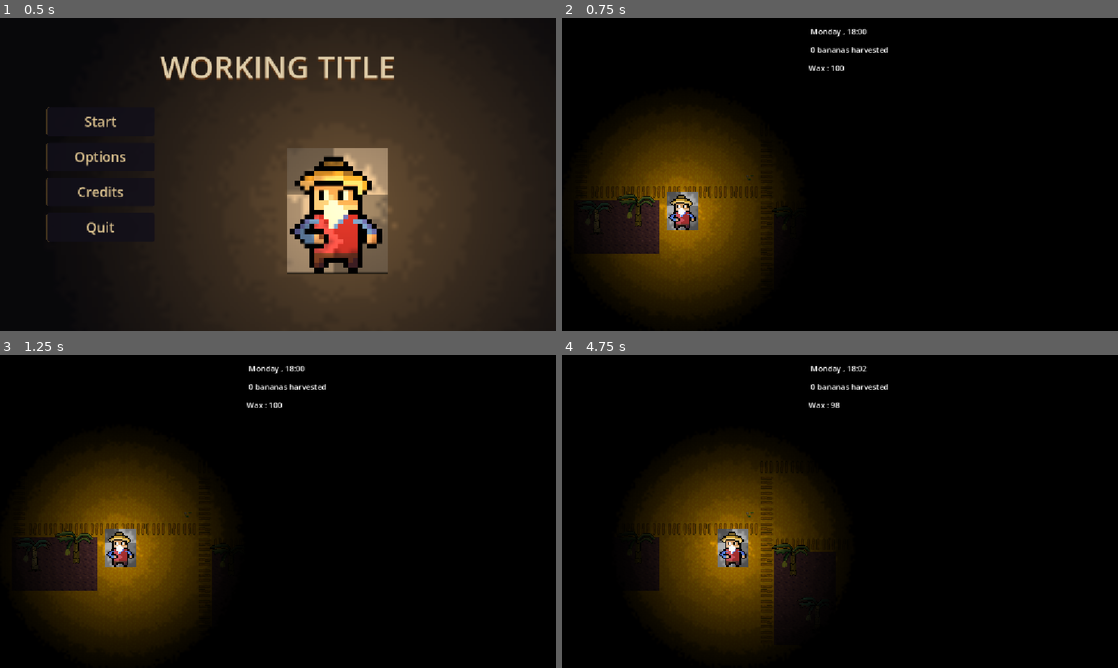
Above: before the commit, frames 1-4 (two rows, left to right).
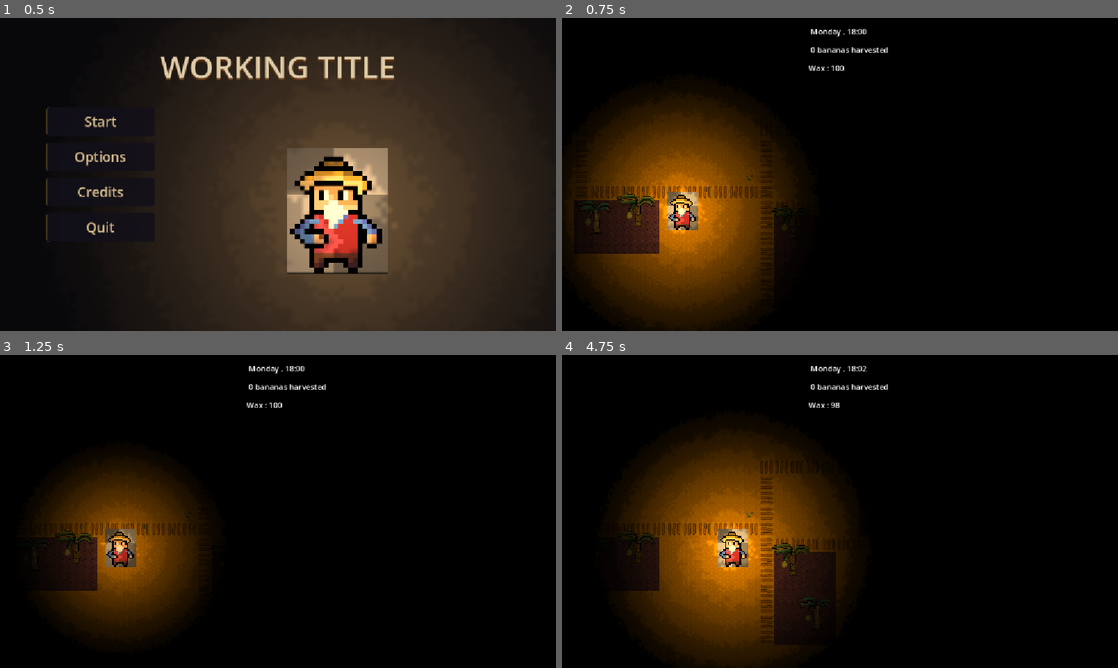
Above: after the commit, the same moments.

Repository: agoy184/BananaFarmMonkeyGhost
Game: Godot game, scene res://scenes/main_menu.tscn
Two runs of this game, one before a commit and one after it. Both use one fixed random seed, a clock stepped at 60 frames per second and the inputs below.
Inputs:
- Up to frame 1 (0.5 s): no input
- Up to frame 2 (0.75 s): click "Start" at 0.5 s
- Up to frame 3 (1.25 s): no input
- Up to frame 4 (4.75 s): tap Enter at 1.25 s; hold Right (ui_right) 1.28-2.03 s; hold E (Interact) 1.28-2.03 s; hold Down (ui_down) 2.03-2.78 s; tap E (Interact) at 2.1, 3.6 s; hold Right (ui_right) 2.78-3.53 s; hold E (Interact) 2.78-3.53 s; hold Up (ui_up) 3.53-4.28 s; hold Left (ui_left) from 4.28 s (still down); hold E (Interact) from 4.28 s (still down)

Frame 1 is identical in both runs. In frame 2, 15% of the frame differs, in the area x 1-42%, y 26-98%; in frame 3, 0.8%; in frame 4, 18%, in the area x 10-53%, y 23-100%.

Commit message:
candle update and monkey behaviour

Diff:
--- a/scenes/root.tscn
+++ b/scenes/root.tscn
@@ -96,10 +96,13 @@
 script = ExtResource("5_kycxp")
 rancher_body = NodePath("../../GameScene/Rancher_Body")
 
-[node name="MonkeyMovement" type="Node" parent="MovementManager" unique_id=1075816075 node_paths=PackedStringArray("rancher_body", "monkey_body")]
+[node name="MonkeyMovement" type="Node" parent="MovementManager" unique_id=1075816075 node_paths=PackedStringArray("rancher_body", "monkey_body", "inventory", "candle")]
 script = ExtResource("6_5sfjl")
 rancher_body = NodePath("../../GameScene/Rancher_Body")
 monkey_body = NodePath("../../GameScene/Monkey_Body")
+monkey_speed = 50.0
+inventory = NodePath("../../GameManager/InventoryManager")
+candle = NodePath("../../GameManager/CandleManager")
 
 [node name="MonkeyCatches" type="Node" parent="MovementManager/MonkeyMovement" unique_id=838908677 node_paths=PackedStringArray("rancher_body", "gmanager")]
 script = ExtResource("7_3hfy5")
@@ -142,6 +145,8 @@
 shape = SubResource("RectangleShape2D_ostoq")
 
 [node name="PointLight2D" type="PointLight2D" parent="GameScene/Rancher_Body" unique_id=112568403]
+color = Color(1, 0.81960785, 0.54901963, 1)
+energy = 1.2
 texture = ExtResource("17_ya6yc")
 texture_scale = 15.0
 
@@ -160,6 +165,12 @@
 [node name="Monkey_Collider" type="CollisionShape2D" parent="GameScene/Monkey_Body/Monkey_Area" unique_id=369546976]
 position = Vector2(0, 3.333252)
 shape = SubResource("RectangleShape2D_loq3h")
+
+[node name="PointLight2D" type="PointLight2D" parent="GameScene/Monkey_Body" unique_id=1475533375]
+color = Color(0.5897268, 0.91593295, 0.9487905, 1)
+energy = 1.2
+texture = ExtResource("17_ya6yc")
+texture_scale = 4.0
 
 [node name="Banana_Plants" type="Node2D" parent="GameScene" unique_id=341714588]
 
@@ -278,6 +289,7 @@
 [connection signal="daysignal" from="TimeManager" to="BananaManager" method="_on_time_manager_daysignal"]
 [connection signal="min_signal" from="TimeManager" to="GameManager/CandleManager" method="_on_time_manager_min_signal"]
 [connection signal="min_signal" from="TimeManager" to="BananaManager" method="_on_time_manager_min_signal"]
+[connection signal="min_signal" from="TimeManager" to="MovementManager/MonkeyMovement" method="_on_time_manager_min_signal"]
 [connection signal="min_signal" from="TimeManager" to="UIManager/ClockUI" method="_on_time_manager_min_signal"]
 [connection signal="speedsignal" from="TimeManager/SpeedManager" to="TimeManager" method="_on_speed_manager_speedsignal"]
 [connection signal="body_entered" from="GameScene/Monkey_Body/Monkey_Area" to="MovementManager/MonkeyMovement/MonkeyCatches" method="_on_monkey_area_body_entered"]
--- a/scripts/banana_graphics.gd
+++ b/scripts/banana_graphics.gd
@@ -10,7 +10,6 @@
 func update_sprite():
 	var status = plant.getstatus()
 	var bananas = plant.bananas
-	print(str(status) + " " + str(bananas))
 	if status == "Flourishing" && bananas == 2 :
 		setframe(5)
 	elif (status == "Healthy" || status == "Flourishing") && bananas == 1 :
--- a/scripts/banana_prototype.gd
+++ b/scripts/banana_prototype.gd
@@ -109,6 +109,6 @@
 
 #to randomize plant status at game start
 func random_bananas():
-	tree_status = randi()%3+1
+	tree_status = randi()%3+1 as status
 	water = false
 	grow_bananas()
--- a/scripts/candle_manager.gd
+++ b/scripts/candle_manager.gd
@@ -8,30 +8,49 @@
 @export var candle : PointLight2D
 #defines the maximum scale of the light
 @export var max_scale := 15.0
+#defines the baseline scale value, unaffected by flickering
+@export var real_scale := 15.0
+#defines the base energy of the candle
+@export var base_energy := 1.2
+@export var flicker_speed := 8.0
+@export var flicker_amount := 0.15
+
+@export var maxwax = 100.0
 @export var wax := 100.0
-
 #to easily determine how quickly the light dies
 @export var burnrate := 1.0
 
 func set_brightness():
-	candle.texture_scale = max_scale * wax / 100.0
+	real_scale = max_scale * wax / maxwax
 func burning():
 	wax -= burnrate
 	waxsignal.emit()
 	if wax <= 0:
 		thedark()
 
+var target = 1.0
+var current = 1.0
+func flickering(d):
+	if randf() < flicker_speed * d:
+		target = 1.0 + randf_range(-flicker_amount, flicker_amount)
+	current = lerpf(current, target, 10.0 * d)
+	candle.energy = base_energy * current
+	candle.texture_scale = real_scale * current
+
+
 func thedark():
 	print ("Oh no, darkness swallowed the rancher!")
 	gmanager.game_over()
 
 func refill():
-	wax = 100.0
+	wax = maxwax
 	waxsignal.emit()
 
 func _on_time_manager_min_signal():
 	burning()
 	set_brightness()
+func _process(delta):
+	flickering(delta)
 
 func _input(event):
 	if event.is_action_pressed("Debug"):
--- a/scripts/monkey_movement.gd
+++ b/scripts/monkey_movement.gd
@@ -7,35 +7,81 @@
 #but it should be able to increase, in order to become a true threat
 #maybe based on the bananas carried, the day, or the plantation status
 @export var rage_speed := 0.0
+#the rage of the monkey is compared to the candle's protective wax to determine if the monkey will pursue
+@export var rage := 0.0
+#as the night goes on, the spirit becomes more irritable
+@export var timerage := 0.0
+#as you harvet more and more bananas, the spirit grows angrier
+@export var bananarage := 0.0
+@export var rage_per_banana := 10.0
 
-func _physics_process(delta: float):
-	enrage()
-	if going_bananas():
+@export var inventory : Node
+@export var candle : Node
+
+func _physics_process(_delta):
+	if going_bananas:
+		enrage()
+		pursuit()
+	else:
 		haunting()
-	else:
-		pursuit()
-	rage_speed = 0.0
-	#we reset the rage_speed at the end
 
 #the pursuit function should be called when the monkey decides to pursue the rancher
 func pursuit():
-	var speed = monkey_speed + rage_speed
+	var speed = rage_speed
 	var dir = rancher_body.global_position - monkey_body.global_position
 	dir = dir.normalized()
 	monkey_body.velocity = dir * speed
 	monkey_body.move_and_slide()
 
-#this function to be done should determine the monkey's behaviour when haunting the plantation
-#for now, it just passes though
+#in the end, the poor little haunting function does nothing. We could remove it, if we have no ideas for the monkey's idle time.
 func haunting():
 	pass
 
 #the going bananas function should determine whether the monkey will go for bananas or for the rancher
 #as bananas are not currently implemented, it always return false, thus the monkey always pursues
-func going_bananas():
-	return false
+#as the funcion is NOT to be called in _process, its output is actually stored in a variable
+@export var going_bananas := false
+func is_going_bananas():
+	timerage += 0.1
+	bananarage = inventory.bananas * rage_per_banana
+	rage = timerage + bananarage
+	if rage < candle.wax:
+		disappear()
+		going_bananas = false
+	else:
+		if going_bananas == true:
+			return
+		else:
+			appear()
+			going_bananas = true
 
-#last but not least, the enrage function should determine how much bonus speed the monkey has, if any
-#but this is to be discussed at a later time
+#chenage how it works, now monkey is twice at fast at speed 100
 func enrage():
-	pass
+	rage_speed = monkey_speed * (1.00 + rage/100.0)
+
+#the monkey appears when it is angry enough
+func appear():
+	monkey_body.visible = true
+	monkey_body.process_mode = Node.PROCESS_MODE_INHERIT
+	new_position()
+
+#the monkey disappears when the candle's power grows
+func disappear():
+	monkey_body.visible = false
+	monkey_body.process_mode = Node.PROCESS_MODE_DISABLED
+
+@export var mindis := 200
+@export var maxdis := 250
+#the monkey must appear close to the rancher
+func new_position():
+	#get a random angle in RAD
+	var angle = randf()*TAU
+	var distance = randf_range(mindis, maxdis)
+	var offset = Vector2(cos(angle), sin(angle)) * distance
+	monkey_body.global_position = rancher_body.global_position + offset
+
+func _on_time_manager_min_signal():
+	is_going_bananas()
+
+func _ready():
+	is_going_bananas()
--- a/scripts/oldman_movement.gd
+++ b/scripts/oldman_movement.gd
@@ -5,7 +5,7 @@
 #export movement speed for easier balancing later
 @export var rancher_speed := 100.0
 
-func _physics_process(delta: float):
+func _physics_process(_delta):
 	#we grab an empty 2d vector and fill it with the input
 	var dir = Vector2.ZERO
 	dir.x = Input.get_axis("ui_left","ui_right")
